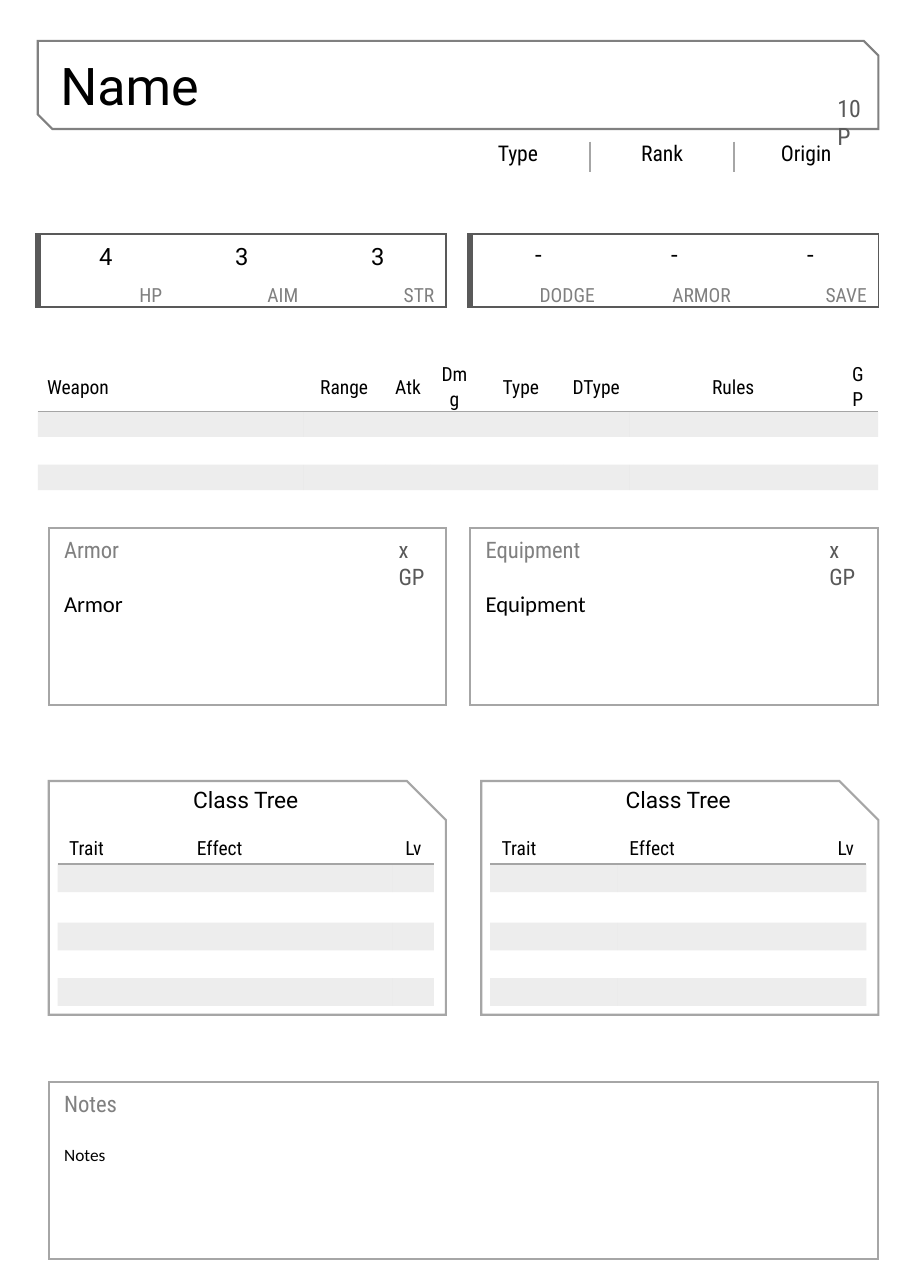
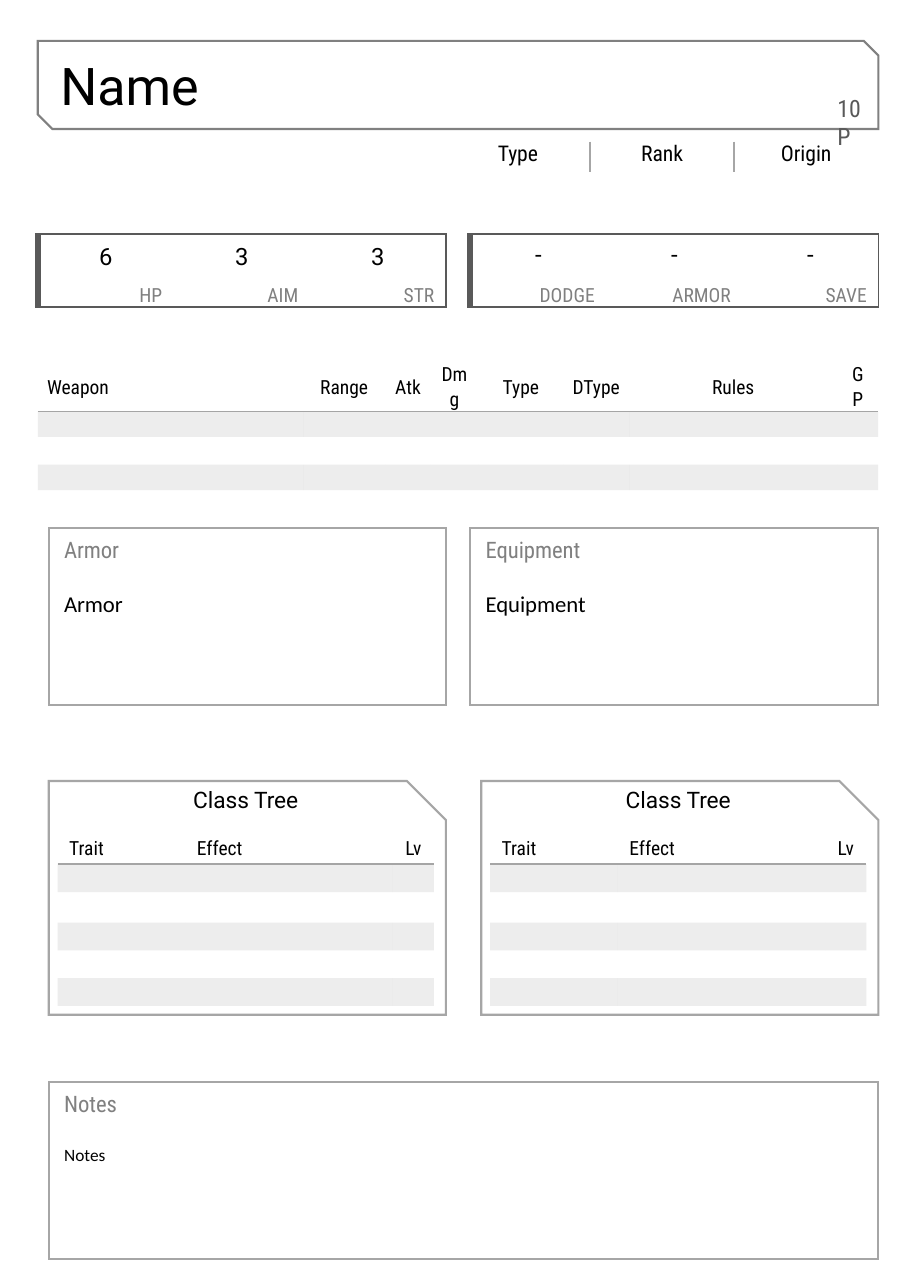
Before and after one commit to BSchwalb/Inquisition, a slide deck: slide 1 of Characters/Character Sheet Template Multiclass.pptx. Drawn at 908x1288 pixels with LibreOffice and Linux fonts; fonts in the diff are those of the drawing. Boxes give left, top, right and bottom in pixels: in the first picture for what was removed or moved away, otherwise in the second. Text is boxed around its words. In the diff, an @@ line names an element or a change of style, - is before the commit and + after.

```diff
--- a/Characters/Character Sheet Template Multiclass.pptx
+++ b/Characters/Character Sheet Template Multiclass.pptx
@@ table at (x1=37, y1=234, x2=444, y2=312) @@
-row 1, column 1: 4
+row 1, column 1: 6
@@ text removed at (x1=399, y1=546, x2=425, y2=585) @@
-x GP
@@ text removed at (x1=829, y1=546, x2=855, y2=585) @@
-x GP
```
Also in this commit, not shown: 6 other files.
